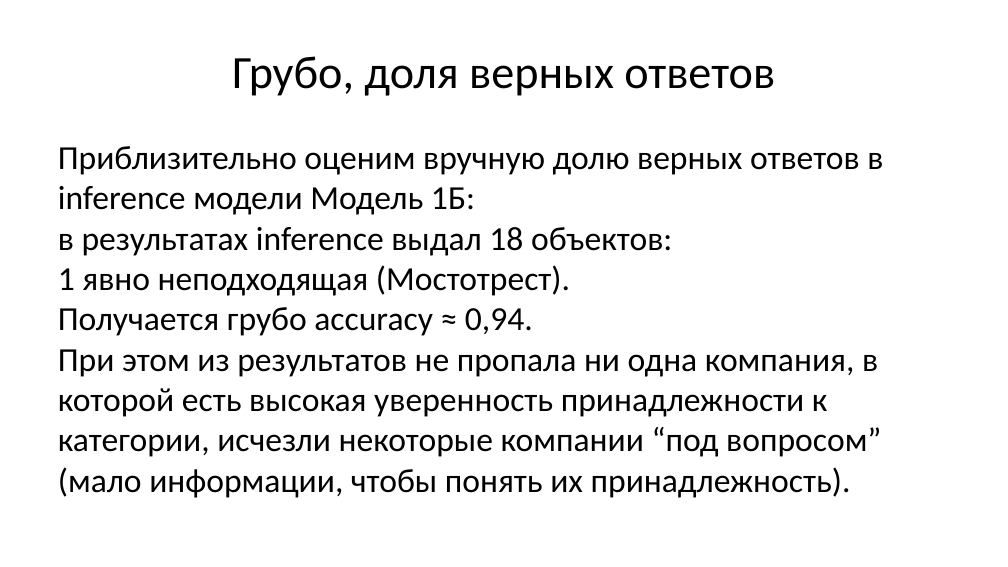
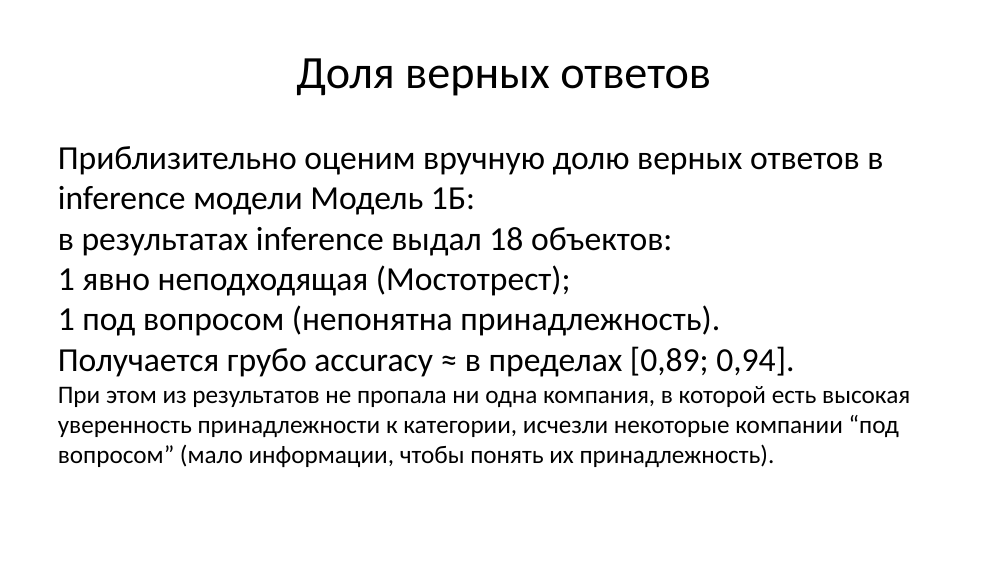
Before and after one commit to Charles-Wi/OtusML, a slide deck: slide 6 of Diploma/User cases при использовании моделей.pptx. Drawn at 1008x567 pixels with LibreOffice and Linux fonts; fonts in the diff are those of the drawing. Boxes give left, top, right and bottom in pixels: in the first picture for what was removed or moved away, otherwise in the second. Text is boxed around its words. In the diff, an @@ line names an element or a change of style, - is before the commit and + after.

```diff
--- a/Diploma/User cases при использовании моделей.pptx
+++ b/Diploma/User cases при использовании моделей.pptx
@@ title at (x1=296, y1=58, x2=711, y2=96): text changed @@
-Грубо, доля верных ответов
+Доля верных ответов
@@ text at (x1=58, y1=227, x2=794, y2=377): text changed @@
-в результатах inference выдал 18 объектов:
-1 явно неподходящая (Мостотрест).
-Получается грубо accuracy ≈ 0,94.
+в результатах inference выдал 18 объектов:
+1 явно неподходящая (Мостотрест);
+1 под вопросом (непонятна принадлежность).
+Получается грубо accuracy ≈ в пределах [0,89; 0,94].
@@ text at (x1=58, y1=386, x2=910, y2=467): size 32 to 24 pt in "При этом из результатов не пропала ни ..." @@
```
Also in this commit, not shown: 2 other slides changed, 1 other file.
